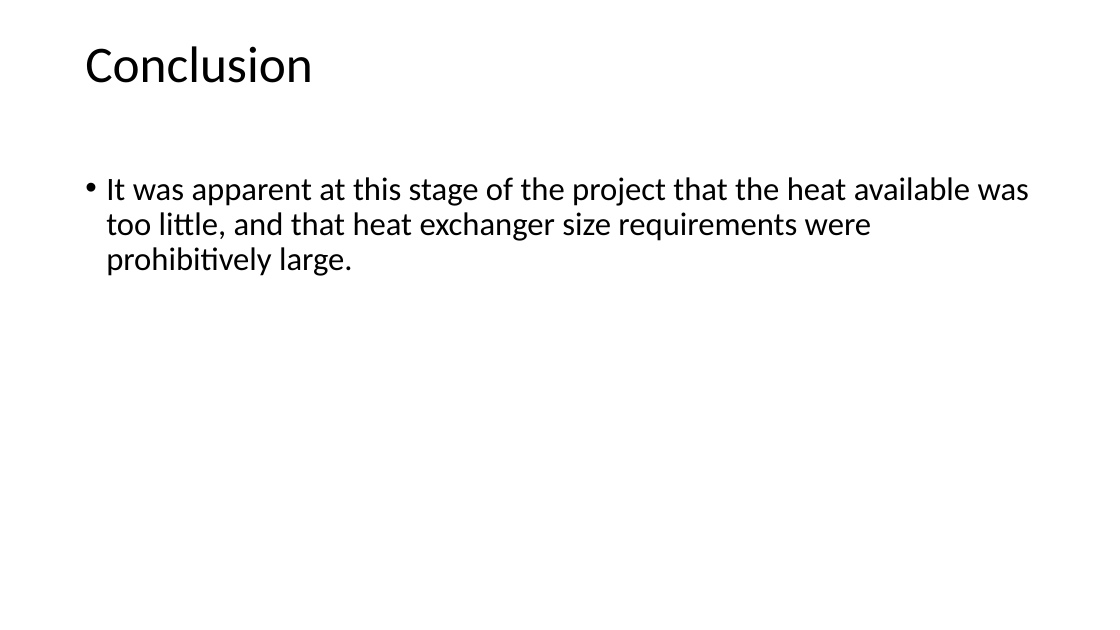
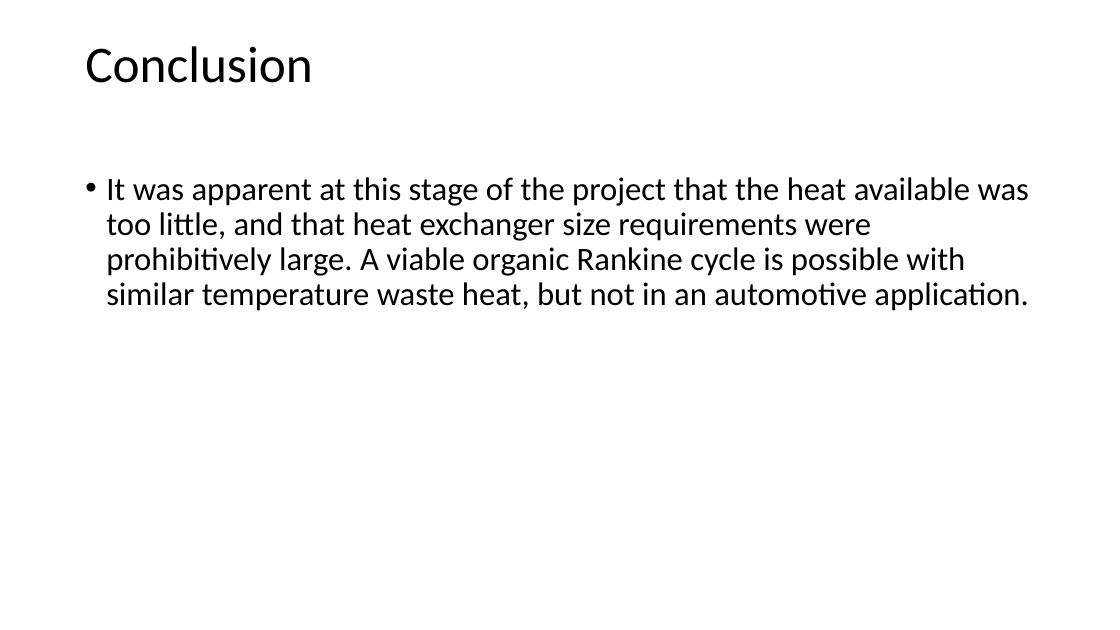
Before and after one commit to gmclapp/Masters_Thesis, a slide deck: slide 30 of Final/Project defense presentation.pptx (slide 28 before the commit). Drawn at 1120x630 pixels with LibreOffice and Linux fonts; fonts in the diff are those of the drawing; background and template pictures are left out. Boxes give left, top, right and bottom in pixels: in the first picture for what was removed or moved away, otherwise in the second. Text is boxed around its words. In the diff, an @@ line names an element or a change of style, - is before the commit and + after.

Commit message:
Presentation copy edit draft
- Expound on heat exchanger requirements
-Expand presentation slides

```diff
--- a/Final/Project defense presentation.pptx
+++ b/Final/Project defense presentation.pptx
@@ text at box(106, 177, 1029, 311): text changed @@
-• It was apparent at this stage of the project that the heat available was too little, and that heat exchanger size requirements were prohibitively large.
+• It was apparent at this stage of the project that the heat available was too little, and that heat exchanger size requirements were prohibitively large. A viable organic Rankine cycle is possible with similar temperature waste heat, but not in an automotive application.
```
Also in this commit, not shown: 1 other slide changed, 2 slides added, 1 other file.
